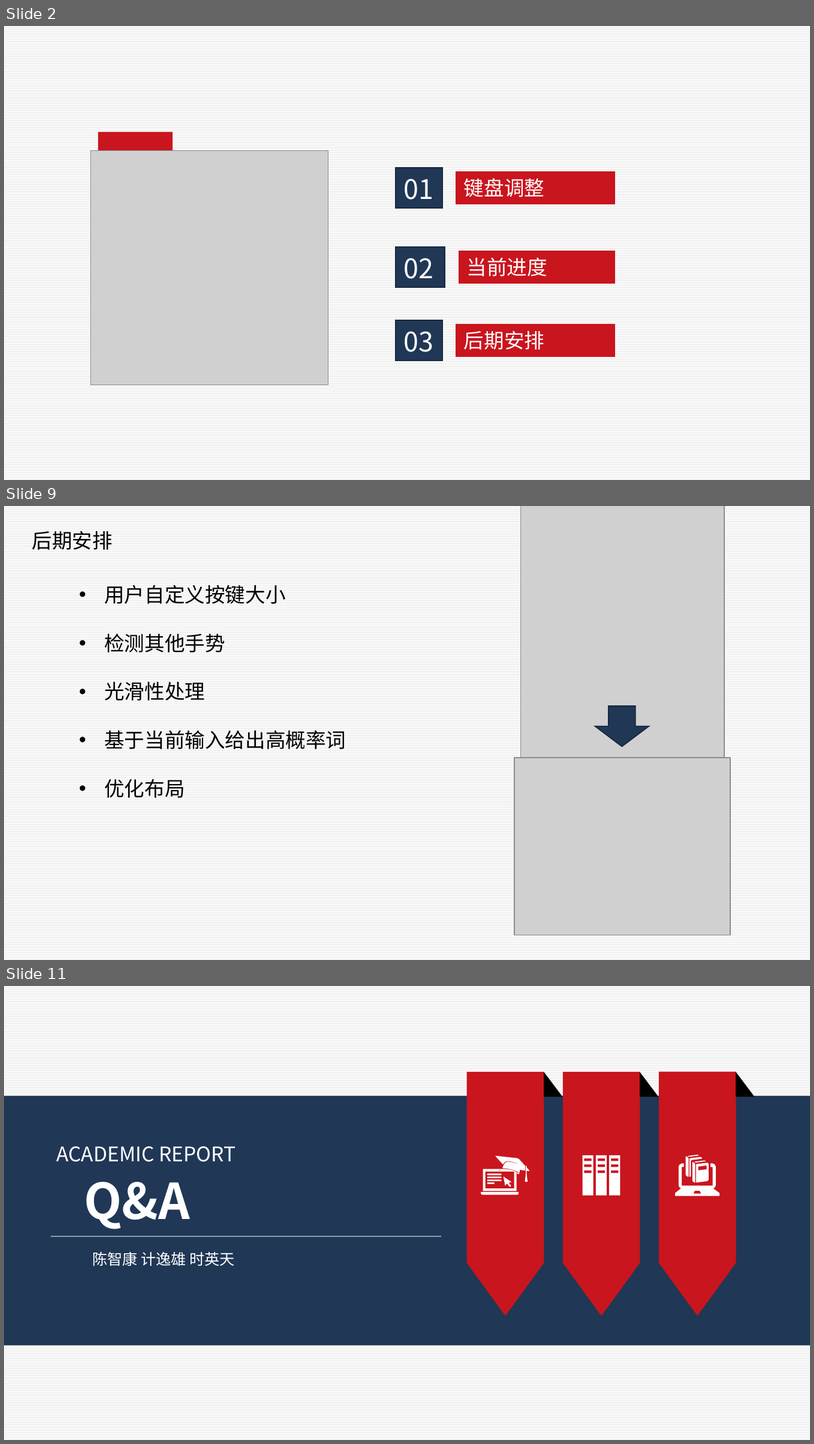
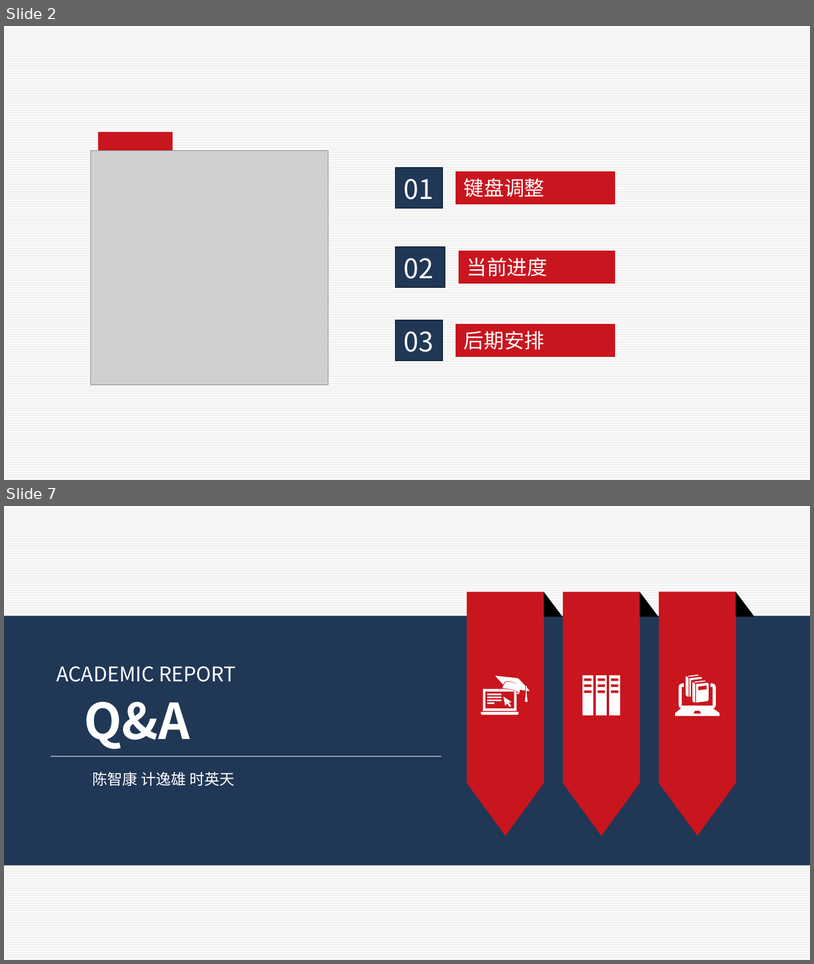
Before and after one commit to jiyixiong/keyboard, a slide deck: 人机交互.pptx. Shown one above the other, each under a label of ours: slides 2, 9 and 11 before the commit, slides 2 and 7 after it; the slides between them are not shown. The pictures are 814x1444 and 814x964 pixels, drawn with LibreOffice and Linux fonts; fonts in the diff are those of the drawing; grey boxes stand for pictures. Boxes give left, top, right and bottom in pixels: in the first picture for what was removed or moved away, otherwise in the second. Text is boxed around its words. In the diff, an @@ line names an element or a change of style, - is before the commit and + after.

```diff
--- a/人机交互.pptx
+++ b/人机交互.pptx
@@ slide 9 removed at [4,506,810,960], background pattern #F2F2F2 on #FFFFFF @@
@@ picture removed at [521,506,725,811] @@
@@ text removed at [32,531,113,550] @@
-后期安排
@@ text removed at [104,585,346,798] @@
-• 用户自定义按键大小
-• 检测其他手势
-• 光滑性处理
-• 基于当前输入给出高概率词
-• 优化布局
@@ down arrow removed at [595,706,649,747] @@
@@ picture removed at [515,757,731,935] @@
@@ what was slide 11 is now slide 7 @@
```
Also in this commit, not shown: 1 slide changed, 3 slides added, 6 other slides removed, 1 other file.
